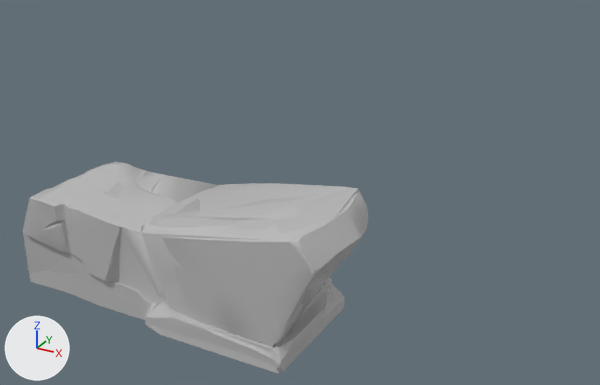
An edit to the FBX model Assets/Models/Models_Environment/ModelsVenus/SM_Venus_Cliff_02.fbx, drawn before and after from the same camera.
The view is the same before and after, from a camera (50 mm lens) standing at (48.0, -63.3, 46.9) and looking at (-6.9, 36.4, -2.9). Lighting does not change. The marker at lower left points along +X, +Y and +Z. Both versions are drawn at frame 1 of the action 'Take 001'; the numbers are the values there.

In view in the first picture: 'Venus_Cliff_02', 'Venus_Cliff_02_col'.
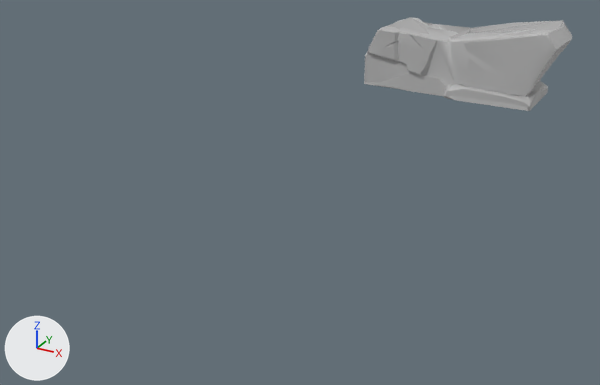
What differs and where, as boxes [x1, y1, x2, y2] in the pictures (600 x 385 px):
'Venus_Cliff_02', moved
    before: [23, 162, 368, 372]
    after: [364, 17, 572, 111]
'Venus_Cliff_02_col', moved
    before: [23, 161, 359, 373]
    after: [364, 17, 567, 111]

What changed in the scene script:
```text
Change ob_venus_cliff_02:
    ob_venus_cliff_02.location: (0.0, 0.0, 0.0) -> (-0.2, 90.0, 0.0)
```
